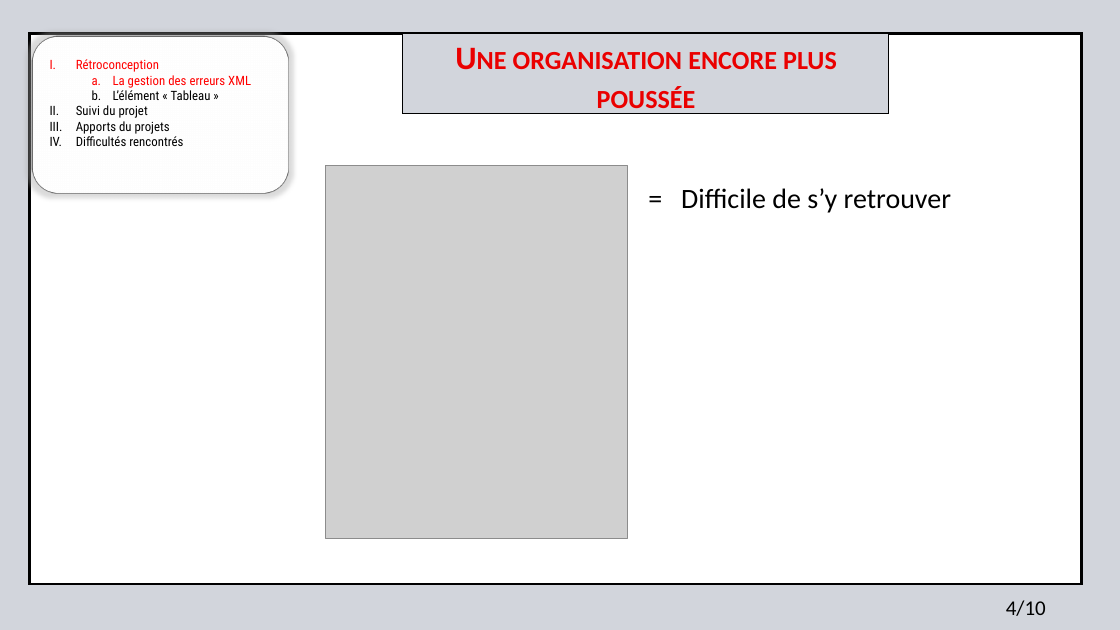
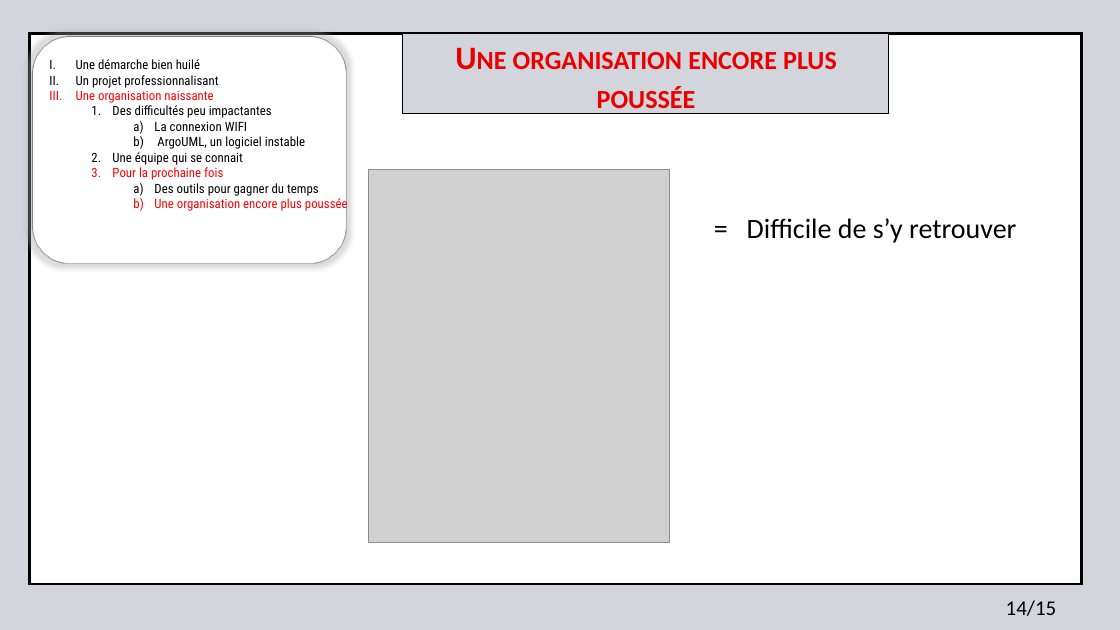
Before and after one commit to jonatjano/formulaire, a slide deck: slide 14 of text/Diaporama_Soutenance_projet_tutore_Bernouy_Deloison_Dewilde_Malet_Selle.pptx (slide 8 before the commit). Drawn at 1120x630 pixels with LibreOffice and Linux fonts; fonts in the diff are those of the drawing; grey boxes stand for pictures; background and template pictures are left out. Boxes give left, top, right and bottom in pixels: in the first picture for what was removed or moved away, otherwise in the second. Text is boxed around its words. In the diff, an @@ line names an element or a change of style, - is before the commit and + after.

```diff
--- a/text/Diaporama_Soutenance_projet_tutore_Bernouy_Deloison_Dewilde_Malet_Selle.pptx
+++ b/text/Diaporama_Soutenance_projet_tutore_Bernouy_Deloison_Dewilde_Malet_Selle.pptx
@@ rounded rectangle removed at [32,36,288,193] @@
@@ rounded rectangle added at [32,36,345,263], fill #FFFFFF, outline #000000 1 pt @@
@@ text removed at [76,59,251,146] @@
-I. Rétroconception
-  a. La gestion des erreurs XML
-  b. L’élément « Tableau »
-II. Suivi du projet
-III. Apports du projets
-IV. Difficultés rencontrés
@@ text added at [76,52,777,196], 11 pt, text #000000 @@
+I. Une démarche bien huilé
+II. Un projet professionnalisant
+III. Une organisation naissante
+  1. Des difficultés peu impactantes
+    a) La connexion WIFI
+    b) ArgoUML, un logiciel instable
+  2. Une équipe qui se connait
+  3. Pour la prochaine fois
+    a) Des outils pour gagner du temps
+    b) Une organisation encore plus poussée
@@ picture: place and size @@
-picture at [326,166,628,539]
+picture at [368,170,670,543]
@@ text "= Difficile de s’y retrouver": place and size @@
-text "= Difficile de s’y retrouver" at [681,188,951,213]
+text "= Difficile de s’y retrouver" at [747,218,1016,243]
@@ text removed at [1006,600,1046,616] @@
-4/10
@@ text added at [1006,600,1057,616], 18 pt, text #000000 @@
+14/15
```
Also in this commit, not shown: 7 other slides changed, 7 slides added, 1 slide removed.
